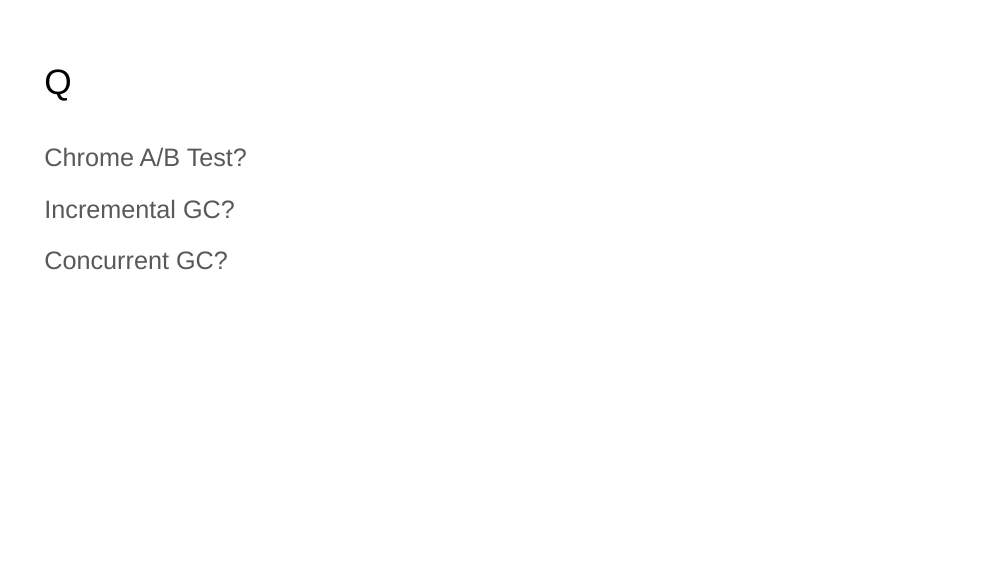
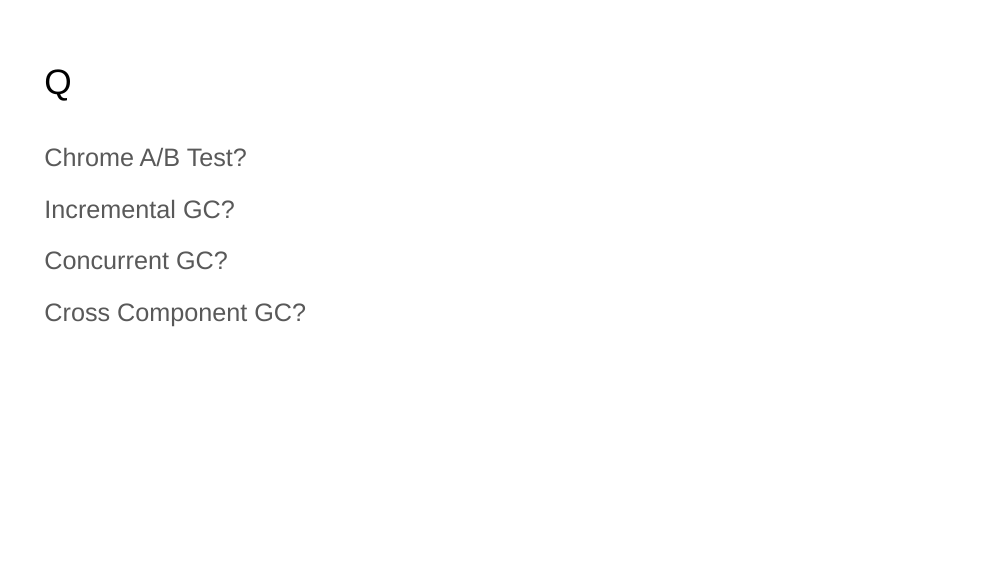
Before and after one commit to MarisaKirisame/MarisaKirisame.github.io, a slide deck: slide 19 of resources/Balancer.pptx (slide 18 before the commit). Drawn at 1008x567 pixels with LibreOffice and Linux fonts; fonts in the diff are those of the drawing. Boxes give left, top, right and bottom in pixels: in the first picture for what was removed or moved away, otherwise in the second. Text is boxed around its words. In the diff, an @@ line names an element or a change of style, - is before the commit and + after.

```diff
--- a/resources/Balancer.pptx
+++ b/resources/Balancer.pptx
@@ text at bbox=[44, 303, 306, 326]: paragraph added @@
+Cross Component GC?
```
Also in this commit, not shown: 2 other slides changed, 1 slide added.
